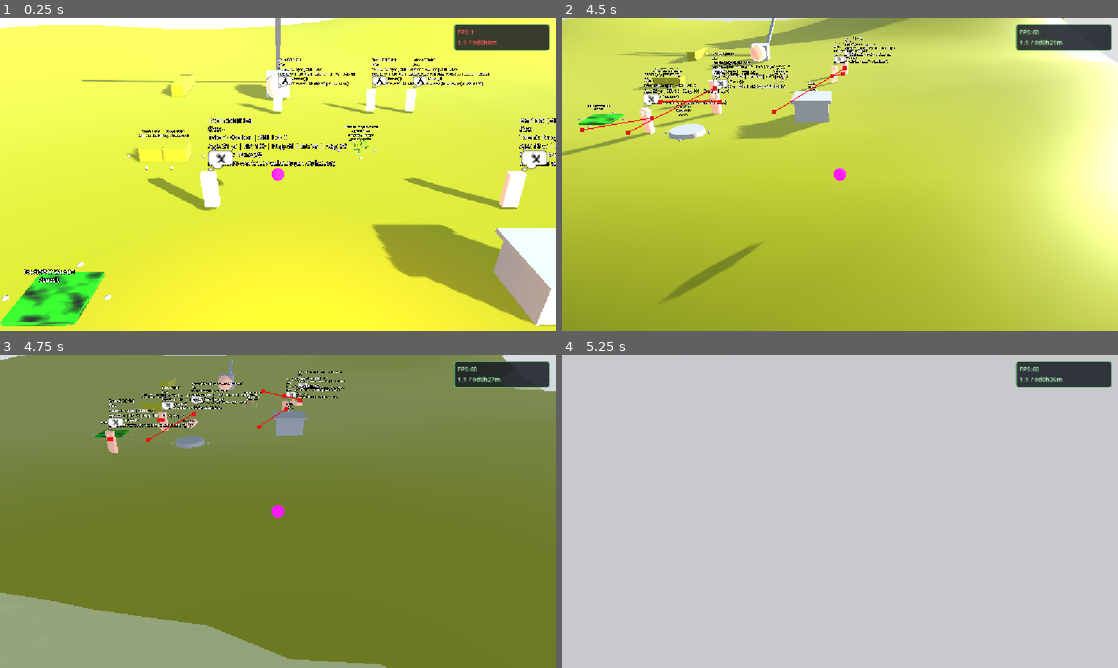
Above: before the commit, frames 1-4 (two rows, left to right).
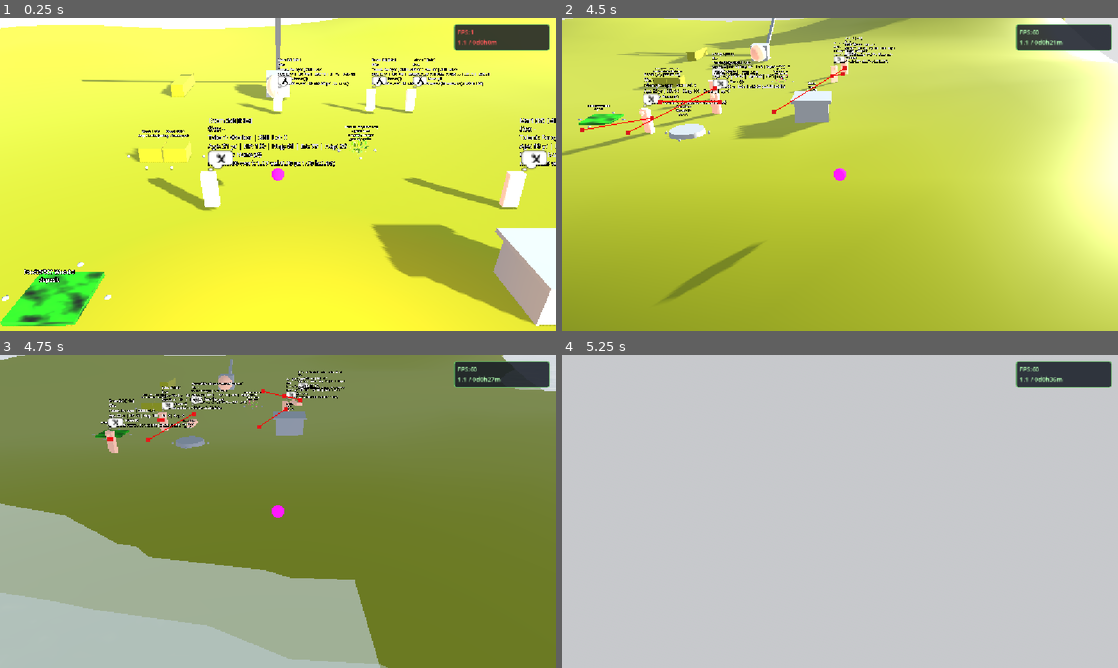
Above: after the commit, the same moments.

Repository: snowydad/Tribe
Game: Godot game, scene res://src/main/main.tscn
Two runs of this game, one before a commit and one after it. Both use one fixed random seed, a clock stepped at 60 frames per second and the inputs below. The project has no main scene, so this scene is started directly.
Inputs (mouse positions are in pixels of both pictures, inside the frame that each line leads up to):
- Up to frame 1 (0.25 s): no input
- Up to frame 2 (4.5 s): tap Enter at 0.5, 2 s; move the mouse to (962, 158) at 0.52 s; hold D 0.53-1.25 s; tap 0 at 0.6 s; click (962, 158) at 0.67 s; tap Space at 1.25 s; drag from (728, 190) to (812, 237) at 1.27 s; move the mouse to (895, 105) at 2.02 s; hold D 2.03-2.75 s; tap 2 at 2.1 s; click (895, 105) at 2.17 s; drag from (812, 237) to (673, 127) at 2.77 s; move the mouse to (1006, 221) at 3.52 s; tap 4 at 3.6 s; click (1006, 221) at 3.67 s; drag from (673, 127) to (756, 96) at 4.27 s
- Up to frame 3 (4.75 s): no input
- Up to frame 4 (5.25 s): move the mouse to (867, 511) at 5.02 s; tap 1 at 5.1 s; click (867, 511) at 5.17 s

Frames 1-2 are identical in both runs. In frame 3, 25% of the frame differs, in the area x 0-69%, y 47-100%; in frame 4, nothing differs.

Commit message:
Tech tree

Diff:
--- a/assets/data/tech_tree.json
+++ b/assets/data/tech_tree.json
@@ -51,11 +51,11 @@
   "club": {
     "category": "craft",
     "research_cost": 10,
-    "pos_x": 58,
-    "pos_y": 852,
+    "pos_x": 19,
+    "pos_y": 851,
     "prerequisites": []
   },
-  "reserch_hut": {
+  "research_hut": {
     "category": "knowledge",
     "research_cost": 20,
     "pos_x": 545,
@@ -117,7 +117,7 @@
     "pos_y": 1305,
     "prerequisites": [
       "cabin",
-      "reserch_hut"
+      "research_hut"
     ]
   },
   "apothecary": {
@@ -160,7 +160,7 @@
     ]
   },
   "bow": {
-    "category": "fire",
+    "category": "craft",
     "research_cost": 20,
     "pos_x": 1911,
     "pos_y": 902,
--- a/data/tech_tree.json
+++ /dev/null
@@ -1,35 +0,0 @@
-{
-	"edges": [
-		{
-			"from": "campfire",
-			"to": "shelter"
-		}
-	],
-	"nodes": [
-		{
-			"id": "campfire",
-			"label": "Campfire",
-			"left": false,
-			"pos": [
-				143.0,
-				188.0
-			],
-			"right": true,
-			"start_known": true,
-			"title": "Campfire"
-		},
-		{
-			"id": "shelter",
-			"label": "Shelter",
-			"left": true,
-			"pos": [
-				420.0,
-				200.0
-			],
-			"right": true,
-			"start_known": false,
-			"title": "Shelter"
-		}
-	],
-	"version": 1
-}
--- a/src/environment/terrain.tscn
+++ b/src/environment/terrain.tscn
@@ -64,6 +64,22 @@
 [sub_resource type="ConcavePolygonShape3D" id="ConcavePolygonShape3D_ucpde"]
 data = PackedVector3Array(-60.001198, -7.8827, 59.998898, -67.5017, -8.9811, 67.4994, -67.5017, -8.4571, 59.998898, -60 …(66158 unchanged characters)…
 
+[sub_resource type="ShaderMaterial" id="ShaderMaterial_vbb2g"]
+render_priority = 0
+shader = ExtResource("2_vbb2g")
+shader_parameter/shallow_color = Color(0.2, 0.75, 0.85, 0.6)
+shader_parameter/deep_color = Color(0.02, 0.15, 0.35, 0.95)
+shader_parameter/foam_color = Color(1, 1, 1, 1)
+shader_parameter/foam_range = 0.8
+shader_parameter/wave_speed1 = Vector2(0.03, 0.01)
+shader_parameter/wave_speed2 = Vector2(-0.02, 0.02)
+shader_parameter/normal_strength = 1.2
+
+[sub_resource type="PlaneMesh" id="PlaneMesh_j07er"]
+size = Vector2(20, 20)
+subdivide_width = 4
+subdivide_depth = 4
+
 [node name="Terrain" type="Node3D" unique_id=609251900]
 
 [node name="sea" parent="." unique_id=369295719 instance=ExtResource("1_0u6kl")]
@@ -83,5 +99,10 @@
 [node name="CollisionShape3D" type="CollisionShape3D" parent="NavigationRegion3D/StaticBody3D" unique_id=1569817416]
 shape = SubResource("ConcavePolygonShape3D_ucpde")
 
+[node name="MeshInstance3D" type="MeshInstance3D" parent="." unique_id=646764786]
+transform = Transform3D(1, 0, 0, 0, 1, 0, 0, 0, 1, 0, 1, 48)
+material_override = SubResource("ShaderMaterial_vbb2g")
+mesh = SubResource("PlaneMesh_j07er")
+
 [editable path="sea"]
 [editable path="NavigationRegion3D/terrain00"]
--- a/src/tech/TechTreeGraphEdit.gd
+++ /dev/null
@@ -1,233 +0,0 @@
-# ==============================================================================
-# TechTreeGraphEdit.gd — JSON source of truth (data/tech_tree.json)
-# Кнопки Save / Load (Ctrl+S в Play часто перехватывает редактор)
-# ОБНОВЛЕНО: 2026-10-22 — buttons, deferred edges, robust conn keys
-# ==============================================================================
-extends GraphEdit
-
-const DEFAULT_PATH := "res://data/tech_tree.json"
-
-@export var data_path: String = DEFAULT_PATH
-@export var load_on_ready: bool = true
-
-var _status: Label
-
-
-func _ready() -> void:
-	if not connection_request.is_connected(_on_connection_request):
-		connection_request.connect(_on_connection_request)
-	if not disconnection_request.is_connected(_on_disconnection_request):
-		disconnection_request.connect(_on_disconnection_request)
-	call_deferred("_make_toolbar")
-	if load_on_ready:
-		call_deferred("_deferred_load")
-
-
-func _deferred_load() -> void:
-	load_from_file()
-
-
-func _make_toolbar() -> void:
-	# панель поверх GraphEdit (не child GraphNode)
-	var bar := HBoxContainer.new()
-	bar.name = "TechToolbar"
-	bar.set_anchors_preset(Control.PRESET_TOP_LEFT)
-	bar.position = Vector2(8, 8)
-	bar.add_theme_constant_override("separation", 8)
-
-	var b_save := Button.new()
-	b_save.text = "Save JSON"
-	b_save.pressed.connect(func (): save_to_file())
-	bar.add_child(b_save)
-
-	var b_load := Button.new()
-	b_load.text = "Load JSON"
-	b_load.pressed.connect(func (): load_from_file())
-	bar.add_child(b_load)
-
-	_status = Label.new()
-	_status.text = data_path
-	bar.add_child(_status)
-
-	# toolbar не должен быть GraphNode-child логики — add as sibling overlay
-	# GraphEdit is Control: add_child toolbar on parent if possible
-	var host: Node = get_parent()
-	if host:
-		host.add_child.call_deferred(bar)
-		bar.z_index = 100
-	else:
-		add_child.call_deferred(bar)
-
-
-func _set_status(msg: String) -> void:
-	print("[TechTree] ", msg)
-	if _status:
-		_status.text = msg
-
-
-func _on_connection_request(from_node: StringName, from_port: int, to_node: StringName, to_port: int) -> void:
-	connect_node(from_node, from_port, to_node, to_port)
-	_set_status("connected %s → %s" % [from_node, to_node])
-
-
-func _on_disconnection_request(from_node: StringName, from_port: int, to_node: StringName, to_port: int) -> void:
-	disconnect_node(from_node, from_port, to_node, to_port)
-
-
-func save_to_file(path: String = "") -> Error:
-	if path.is_empty():
-		path = data_path
-	var data: Dictionary = export_data()
-	var json_text: String = JSON.stringify(data, "\t")
-	var f := FileAccess.open(path, FileAccess.WRITE)
-	if f == null:
-		var err = FileAccess.get_open_error()
-		_set_status("SAVE FAIL %s err=%s" % [path, err])
-		return err
-	f.store_string(json_text)
-	f.close()
-	var n: int = (data.get("nodes", []) as Array).size()
-	var e: int = (data.get("edges", []) as Array).size()
-	_set_status("SAVED %s  nodes=%d edges=%d" % [path, n, e])
-	# debug dump
-	print(json_text)
-	return OK
-
-
-func load_from_file(path: String = "") -> Error:
-	if path.is_empty():
-		path = data_path
-	if not FileAccess.file_exists(path):
-		_set_status("no file: " + path)
-		return ERR_FILE_NOT_FOUND
-	var f := FileAccess.open(path, FileAccess.READ)
-	if f == null:
-		_set_status("LOAD FAIL open")
-		return FileAccess.get_open_error()
-	var text: String = f.get_as_text()
-	f.close()
-	var parsed = JSON.parse_string(text)
-	if typeof(parsed) != TYPE_DICTIONARY:
-		_set_status("LOAD FAIL json")
-		return ERR_PARSE_ERROR
-	import_data(parsed as Dictionary)
-	var n: int = ((parsed as Dictionary).get("nodes", []) as Array).size()
-	var e: int = ((parsed as Dictionary).get("edges", []) as Array).size()
-	_set_status("LOADED %s  nodes=%d edges=%d" % [path, n, e])
-	return OK
-
-
-func export_data() -> Dictionary:
-	var nodes: Array = []
-	for c in get_children():
-		if not (c is GraphNode):
-			continue
-		var gn: GraphNode = c
-		var label_text: String = ""
-		for ch in gn.get_children():
-			if ch is Label:
-				label_text = (ch as Label).text
-				break
-		var id: String = _node_id(gn)
-		nodes.append({
-			"id": id,
-			"title": str(gn.title),
-			"label": label_text if label_text != "" else str(gn.title),
-			"pos": [gn.position_offset.x, gn.position_offset.y],
-			"left": gn.is_slot_enabled_left(0),
-			"right": gn.is_slot_enabled_right(0),
-			"start_known": id == "campfire",
-		})
-	var edges: Array = []
-	for conn in get_connection_list():
-		print("[TechTree] raw conn: ", conn)
-		var fro: String = ""
-		var to: String = ""
-		if conn is Dictionary:
-			fro = str(conn.get("from_node", conn.get("from", "")))
-			to = str(conn.get("to_node", conn.get("to", "")))
-		if fro.is_empty() or to.is_empty():
-			continue
-		edges.append({
-			"from": _id_from_graph_name(fro),
-			"to": _id_from_graph_name(to),
-		})
-	return {"version": 1, "nodes": nodes, "edges": edges}
-
-
-func import_data(data: Dictionary) -> void:
-	clear_connections()
-	var to_free: Array = []
-	for c in get_children():
-		if c is GraphNode:
-			to_free.append(c)
-	for c in to_free:
-		remove_child(c)
-		c.free()
-
-	for n in data.get("nodes", []):
-		if n is Dictionary:
-			_spawn_node(n as Dictionary)
-
-	# связи после кадра — слоты успевают
-	var edges: Array = data.get("edges", [])
-	call_deferred("_apply_edges", edges)
-
-
-func _apply_edges(edges: Array) -> void:
-	for e in edges:
-		if not (e is Dictionary):
-			continue
-		var fro: String = _graph_name_from_id(str(e.get("from", "")))
-		var to: String = _graph_name_from_id(str(e.get("to", "")))
-		if not has_node(NodePath(fro)):
-			push_warning("[TechTree] missing from: " + fro)
-			continue
-		if not has_node(NodePath(to)):
-			push_warning("[TechTree] missing to: " + to)
-			continue
-		var err = connect_node(fro, 0, to, 0)
-		print("[TechTree] connect ", fro, " → ", to, " err=", err)
-
-
-func _spawn_node(n: Dictionary) -> void:
-	var id: String = str(n.get("id", "tech")).to_lower()
-	var gn := GraphNode.new()
-	gn.name = _graph_name_from_id(id)
-	gn.title = str(n.get("title", id))
-	var pos = n.get("pos", [100.0, 100.0])
-	if pos is Array and pos.size() >= 2:
-		gn.position_offset = Vector2(float(pos[0]), float(pos[1]))
-	gn.resizable = true
-	var lab := Label.new()
-	lab.text = str(n.get("label", n.get("title", id)))
-	gn.add_child(lab)
-	add_child(gn)
-	var left_on: bool = bool(n.get("left", false))
-	var right_on: bool = bool(n.get("right", false))
-	# слот 0
-	gn.set_slot_enabled_left(0, left_on)
-	gn.set_slot_type_left(0, 0)
-	gn.set_slot_enabled_right(0, right_on)
-	gn.set_slot_type_right(0, 0)
-
-
-func _node_id(gn: GraphNode) -> String:
-	var n: String = str(gn.name)
-	if n.begins_with("Tech_"):
-		return n.substr(5).to_lower()
-	return n.to_lower()
-
-
-func _id_from_graph_name(graph_name: String) -> String:
-	var g: String = graph_name
-	if g.begins_with("Tech_"):
-		return g.substr(5).to_lower()
-	return g.to_lower()
-
-
-func _graph_name_from_id(id: String) -> String:
-	if id.is_empty():
-		return "Tech_Unknown"
-	var s: String = id.to_lower()
-	return "Tech_" + s.substr(0, 1).to_upper() + s.substr(1)
--- a/src/tech/tech_tree_root.tscn
+++ /dev/null
@@ -1,61 +0,0 @@
-[gd_scene format=3 uid="uid://dc0hae4doiydd"]
-
-[ext_resource type="Script" uid="uid://fsuwfjpaqsxd" path="res://src/tech/TechTreeGraphEdit.gd" id="1_h8v5t"]
-
-[node name="TechTreeRoot" type="Node2D" unique_id=1035154558]
-
-[node name="Tech_Tree" type="GraphEdit" parent="." unique_id=426573269]
-offset_left = 3.0
-offset_top = 11.0
-offset_right = 1158.0
-offset_bottom = 649.0
-right_disconnects = true
-script = ExtResource("1_h8v5t")
-
-[node name="Tech_Campfire" type="GraphNode" parent="Tech_Tree" unique_id=1650144690]
-layout_mode = 0
-offset_left = 143.0
-offset_top = 188.0
-offset_right = 332.0
-offset_bottom = 293.0
-mouse_filter = 1
-position_offset = Vector2(143, 188)
-resizable = true
-title = "Campfire"
-slot/0/left_enabled = false
-slot/0/left_type = 0
-slot/0/left_color = Color(1, 1, 1, 1)
-slot/0/left_icon = null
-slot/0/right_enabled = true
-slot/0/right_type = 0
-slot/0/right_color = Color(1, 1, 1, 1)
-slot/0/right_icon = null
-slot/0/draw_stylebox = true
-
-[node name="Label" type="Label" parent="Tech_Tree/Tech_Campfire" unique_id=909372272]
-layout_mode = 2
-text = "Campfire"
-
-[node name="Tech_Shelter" type="GraphNode" parent="Tech_Tree" unique_id=1809215361]
-layout_mode = 0
-offset_left = 452.0
-offset_top = 173.0
-offset_right = 643.0
-offset_bottom = 278.0
-mouse_filter = 1
-position_offset = Vector2(452, 173)
-resizable = true
-title = "Shelter"
-slot/0/left_enabled = true
-slot/0/left_type = 0
-slot/0/left_color = Color(1, 1, 1, 1)
-slot/0/left_icon = null
-slot/0/right_enabled = true
-slot/0/right_type = 0
-slot/0/right_color = Color(1, 1, 1, 1)
-slot/0/right_icon = null
-slot/0/draw_stylebox = true
-
-[node name="Label" type="Label" parent="Tech_Tree/Tech_Shelter" unique_id=261984748]
-layout_mode = 2
-text = "Shelter"
Not shown, removed: src/tech/TechTreeGraphEdit.gd.uid
